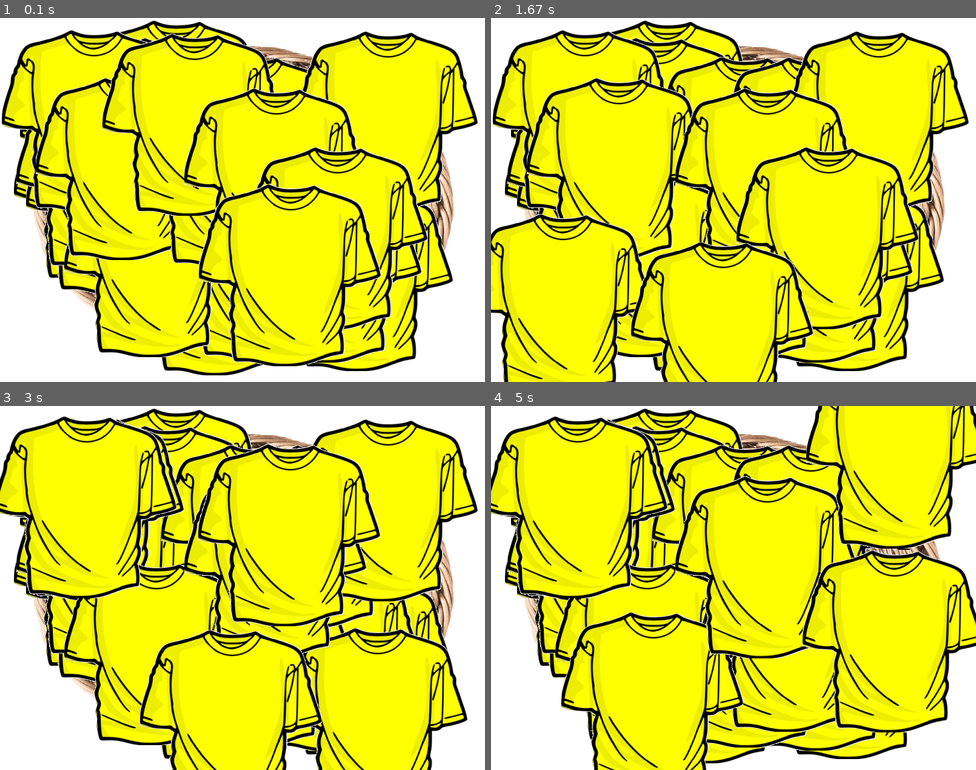
Above: before the commit, frames 1-4 (two rows, left to right).
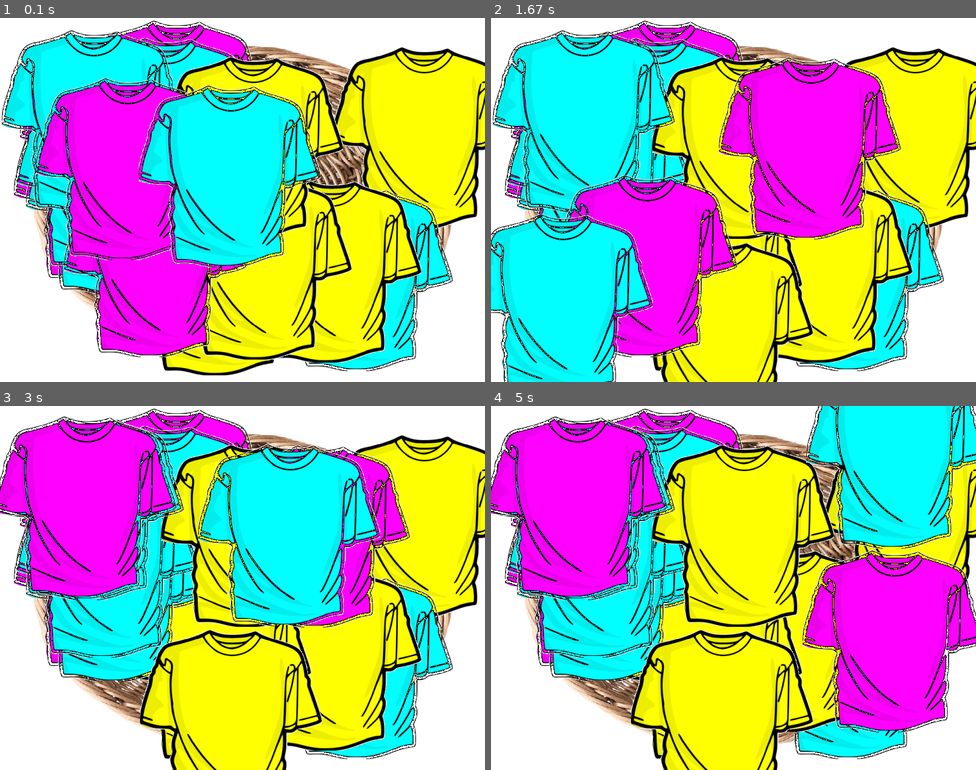
Above: after the commit, the same moments.

Repository: basalygaanna/Pygame_Quest
Game: pygame game, started from game3.py
Two runs of this game, one before a commit and one after it. Both use one fixed random seed, a clock stepped at 60 frames per second and the inputs below.
Inputs (mouse positions are in pixels of both pictures, inside the frame that each line leads up to):
- Up to frame 1 (0.1 s): no input
- Up to frame 2 (1.67 s): press the mouse at (597, 178) at 0.37 s; move the mouse to (655, 138) at 0.47 s; release the mouse at (714, 101) at 0.6 s; press the mouse at (646, 265) at 0.7 s; move the mouse to (602, 287) at 0.8 s; release the mouse at (563, 305) at 0.93 s; press the mouse at (665, 112) at 1.03 s; move the mouse to (738, 130) at 1.13 s; release the mouse at (811, 149) at 1.27 s; press the mouse at (752, 269) at 1.37 s; move the mouse to (738, 301) at 1.47 s; release the mouse at (723, 331) at 1.6 s
- Up to frame 3 (3 s): press the mouse at (116, 591) at 1.7 s; move the mouse to (87, 584) at 1.8 s; release the mouse at (63, 577) at 1.93 s; press the mouse at (82, 686) at 2.03 s; move the mouse to (227, 700) at 2.13 s; release the mouse at (378, 719) at 2.27 s; press the mouse at (111, 522) at 2.37 s; move the mouse to (97, 515) at 2.47 s; release the mouse at (87, 507) at 2.6 s; press the mouse at (329, 660) at 2.7 s; move the mouse to (310, 595) at 2.8 s; release the mouse at (291, 537) at 2.93 s
- Up to frame 4 (5 s): press the mouse at (811, 537) at 3.03 s; move the mouse to (699, 562) at 3.13 s; release the mouse at (588, 591) at 3.27 s; press the mouse at (898, 526) at 3.37 s; move the mouse to (777, 613) at 3.47 s; release the mouse at (651, 704) at 3.6 s; press the mouse at (854, 668) at 3.7 s; move the mouse to (820, 653) at 3.8 s; release the mouse at (791, 638) at 3.93 s; press the mouse at (709, 671) at 4.03 s; move the mouse to (655, 569) at 4.13 s; release the mouse at (597, 471) at 4.27 s; press the mouse at (578, 507) at 4.37 s; move the mouse to (738, 482) at 4.47 s; release the mouse at (898, 456) at 4.6 s; press the mouse at (602, 522) at 4.7 s; move the mouse to (748, 580) at 4.8 s; release the mouse at (893, 642) at 4.93 s

The runs differ from the first frame. In frame 1, 54% of the frame differs, in the area x 0-100%, y 1-97%; in frame 2, 60%; in frame 3, 53%; in frame 4, 60%, in the area x 0-100%, y 0-100%.

Commit message:
Вторая рабочая версия QuestGame

Diff:
--- a/game3.py
+++ b/game3.py
@@ -35,7 +35,12 @@
             clue.rect.x = randint(0, self.screen_size[0] - clue.rect.width)
             clue.rect.y = randint(0, self.screen_size[1] - clue.rect.height)
             self.cl_id_dct[clue] = self.clues_dct[pic]
-        for i in range(20):
+            pic = choice(pictures)
+            cloth = pygame.sprite.Sprite(self.clothes)
+            cloth.image = pygame.image.load(pic)
+            cloth.rect = cloth.image.get_rect()
+            cloth.rect.center = clue.rect.center
+        for i in range(15):
             pic = choice(pictures)
             cloth = pygame.sprite.Sprite(self.clothes)
             cloth.image = pygame.image.load(pic)
@@ -99,7 +104,9 @@
     pygame.init()
     size = 800, 600
     pygame.display.set_mode(size)
-    game = QuestGame('pictures/basket_fon.jpg', ['pictures/ert.jpg.png'], {'pictures/wer.png': 1})
+    game = QuestGame('pictures/basket_fon.jpg',
+                     ['pictures/ert.jpg.png', 'pictures/ert.png', 'pictures/rty.png'],
+                     {'pictures/wer.png': 1})
     game.run()
     pygame.quit()
 
Binary file removed: pictures/basket.jpg
Binary file removed: pictures/left_mid_front.png
Binary file removed: pictures/right_front.png
Binary file removed: pictures/same.png
Binary file removed: pictures/Перчатка.png
